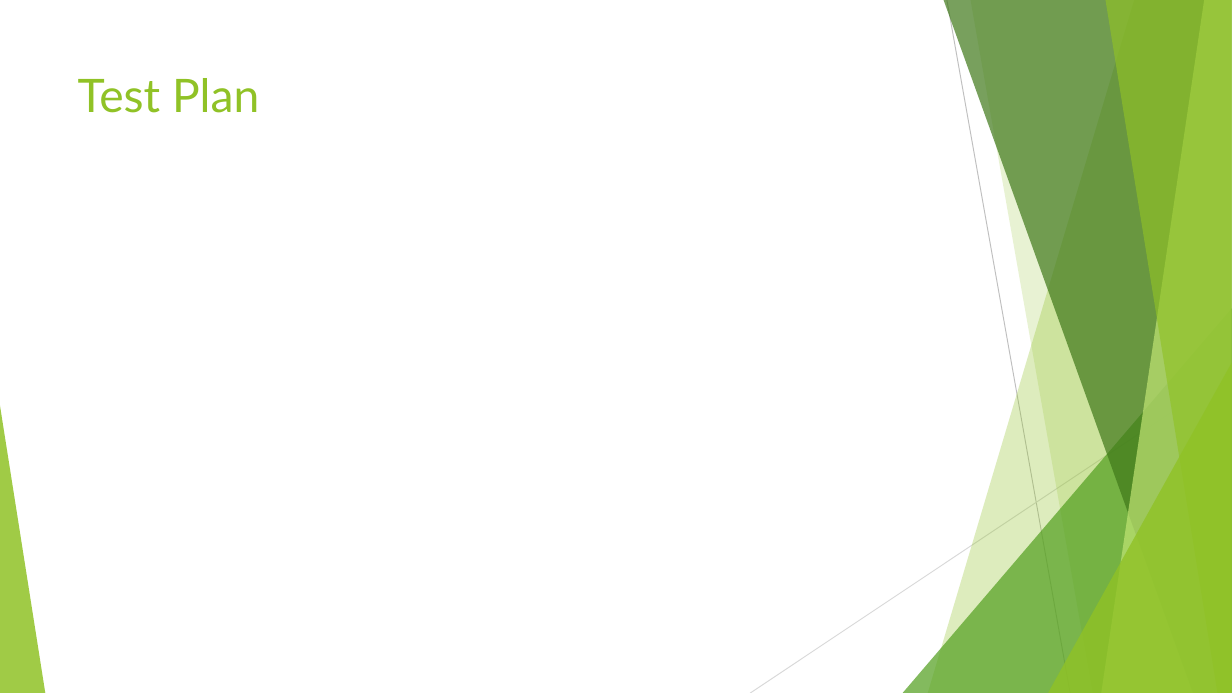
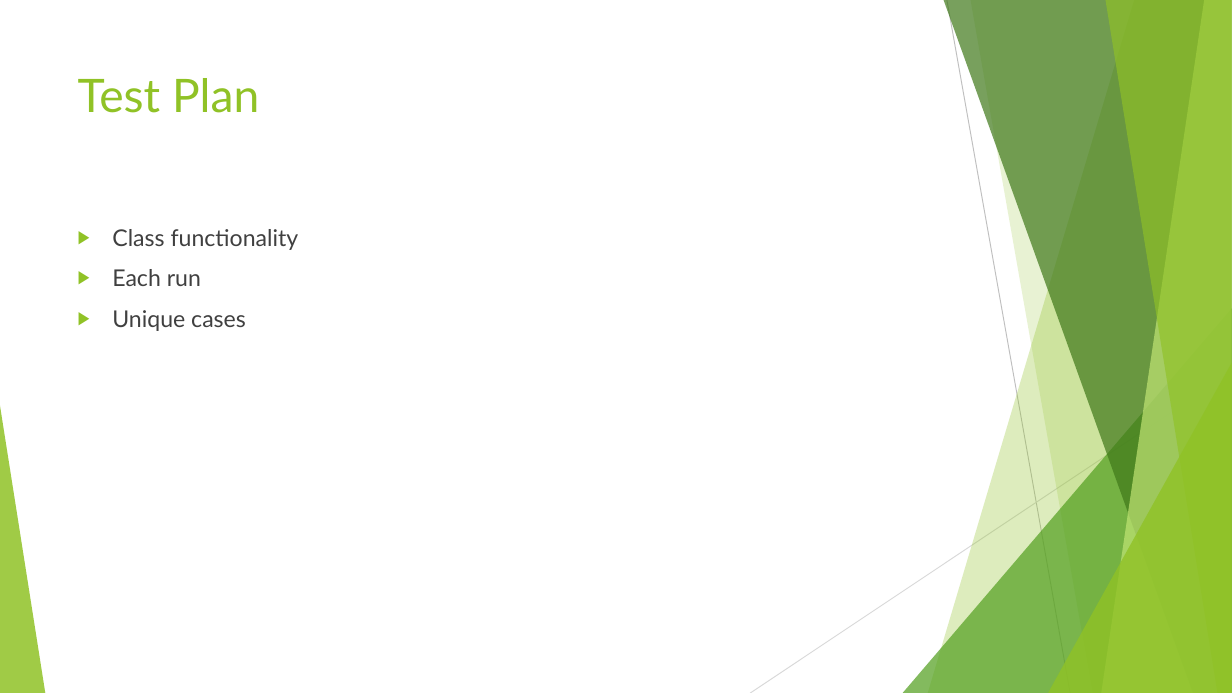
Before and after one commit to jamesonn/CS361_Final_Project, a slide deck: slide 10 of Chrono Timer v1.pptx (slide 14 before the commit). Drawn at 1232x693 pixels with LibreOffice and Linux fonts; fonts in the diff are those of the drawing. Boxes give left, top, right and bottom in pixels: in the first picture for what was removed or moved away, otherwise in the second. Text is boxed around its words. In the diff, an @@ line names an element or a change of style, - is before the commit and + after.

```diff
--- a/Chrono Timer v1.pptx
+++ b/Chrono Timer v1.pptx
@@ text added at [112, 229, 299, 331], 18 pt, text #404040 @@
+▶ Class functionality
+▶ Each run
+▶ Unique cases
```
Also in this commit, not shown: 4 other slides changed, 4 slides removed.
